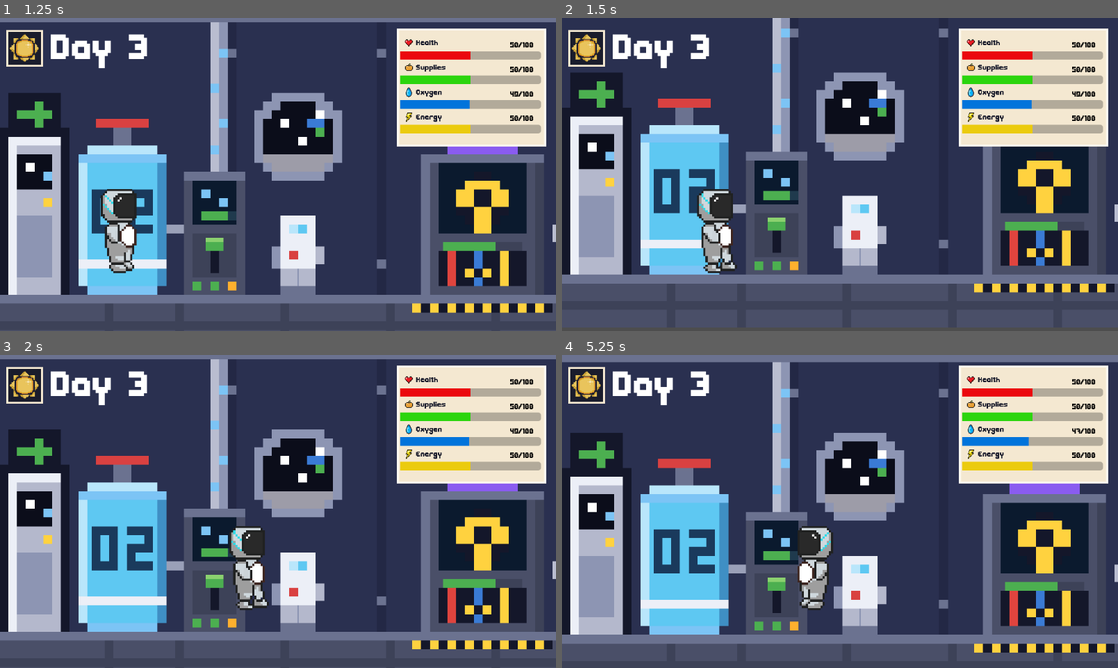
Above: before the commit, frames 1-4 (two rows, left to right).
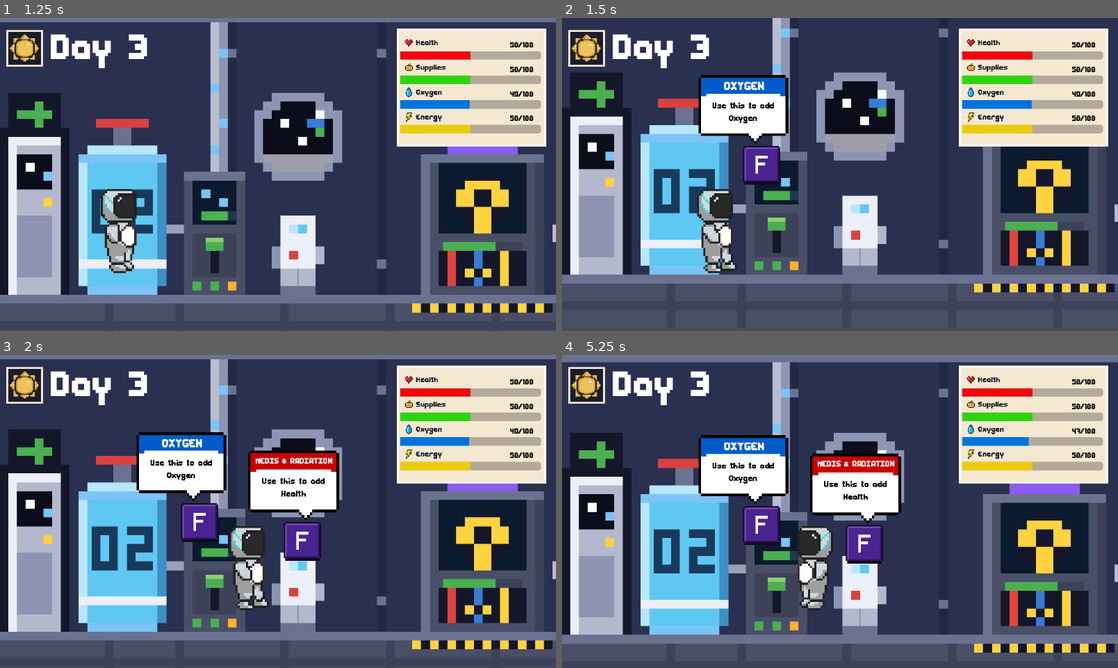
Above: after the commit, the same moments.

Repository: jerrsjackDeet/nasa_hackaton_2026_repo
Game: Godot game, scene res://scene/post.tscn
Two runs of this game, one before a commit and one after it. Both use one fixed random seed, a clock stepped at 60 frames per second and the inputs below. The project has no main scene, so this scene is started directly.
Inputs:
- Up to frame 1 (1.25 s): hold Right from 0.53 s (still down); hold A (a) from 0.53 s (still down); tap Space at 0.77 s; tap D (d) at 0.8 s
- Up to frame 2 (1.5 s): keep holding Right; release A (a) at 1.28 s; tap D (d) at 1.35 s
- Up to frame 3 (2 s): keep holding Right; tap Space at 1.52 s; tap P (f) at 1.55 s
- Up to frame 4 (5.25 s): release Right at 2.03 s; hold Left 2.03-2.78 s; hold P (f) 2.03-2.78 s; tap A (a) at 2.3, 2.85, 4.55 s; hold Right 2.78-4.28 s; tap Space at 3.02, 3.77, 4.52 s; tap D (d) at 3.05 s; hold D (d) 3.53-4.28 s; tap P (f) at 3.8, 4.35 s; hold Left 4.28-5.03 s; hold Right from 5.03 s (still down); hold A (a) from 5.03 s (still down)

Frame 1 is identical in both runs. In frame 2, 3.9% of the frame differs, in the area x 24-41%, y 18-54%; in frame 3, 8.0%, in the area x 24-61%, y 24-66%; in frame 4, 8.0%.

Commit message:
feat: add bubble information and button at all machine

Diff:
--- a/scene/outpost.tscn
+++ b/scene/outpost.tscn
@@ -1,9 +1,11 @@
-[gd_scene load_steps=22 format=3 uid="uid://cx8v0ju32xje7"]
+[gd_scene load_steps=24 format=3 uid="uid://cx8v0ju32xje7"]
 
 [ext_resource type="Script" uid="uid://dask3i7dtqhc8" path="res://script/character_body_2d.gd" id="1_8xuf0"]
 [ext_resource type="Script" uid="uid://o4hngdx4d3hq" path="res://script/outpost.gd" id="1_i6l24"]
 [ext_resource type="Texture2D" uid="uid://bddioxg1yyejb" path="res://assets/bg_outpost.png" id="2_f8oru"]
 [ext_resource type="Texture2D" uid="uid://bq4eeu0orq5kw" path="res://assets/character.png" id="2_i6l24"]
+[ext_resource type="Texture2D" uid="uid://ckfw7tplfgvuk" path="res://assets/hidroponikbubble.png" id="3_s478e"]
+[ext_resource type="FontFile" uid="uid://d1plaqedlkgxb" path="res://assets/CutePixel.ttf" id="4_tigle"]
 [ext_resource type="PackedScene" uid="uid://shwdyuwoek8e" path="res://scene/ui_ux.tscn" id="5_kqs2q"]
 [ext_resource type="Texture2D" uid="uid://c3o5d2jet152i" path="res://assets/tombol-masuk-normal.png" id="6_7cdtv"]
 
@@ -122,61 +124,42 @@
 [node name="hidroponik" type="Area2D" parent="."]
 position = Vector2(110, 616)
 
+[node name="Hidroponikbubble" type="Sprite2D" parent="hidroponik"]
+position = Vector2(-392, -285)
+scale = Vector2(1.19152, 1.19152)
+texture = ExtResource("3_s478e")
+
+[node name="Label" type="Label" parent="hidroponik/Hidroponikbubble"]
+offset_left = -85.7624
+offset_top = -83.2447
+offset_right = 93.2376
+offset_bottom = -41.2447
+theme_override_fonts/font = ExtResource("4_tigle")
+theme_override_font_sizes/font_size = 41
+text = "HIDROPONIK"
+horizontal_alignment = 1
+vertical_alignment = 1
+
+[node name="Label" type="Label" parent="hidroponik/Hidroponikbubble/Label"]
+offset_left = -3.35706
+offset_top = 57.9093
+offset_right = 175.643
+offset_bottom = 120.909
+theme_override_colors/font_color = Color(0, 0, 0, 1)
+theme_override_fonts/font = ExtResource("4_tigle")
+theme_override_font_sizes/font_size = 29
+text = "Use this to add
+Supplies"
+horizontal_alignment = 1
+vertical_alignment = 1
+
 [node name="CollisionShape2D" type="CollisionShape2D" parent="hidroponik"]
 position = Vector2(-183.75, -44.5)
 shape = SubResource("RectangleShape2D_f8oru")
 debug_color = Color(0.411129, 0.604346, 0.132725, 0.42)
 
-[node name="hint_hidro" type="ColorRect" parent="hidroponik"]
-offset_left = -509.0
-offset_top = -203.0
-offset_right = -254.0
-offset_bottom = -4.0
-color = Color(1, 0.992157, 1, 1)
-
-[node name="hint_hidro2" type="ColorRect" parent="hidroponik/hint_hidro"]
-layout_mode = 0
-offset_right = 255.0
-offset_bottom = 76.0
-color = Color(0.0784314, 0.662745, 0.443137, 1)
-
-[node name="Label" type="Label" parent="hidroponik/hint_hidro"]
-layout_mode = 1
-anchors_preset = 5
-anchor_left = 0.5
-anchor_right = 0.5
-offset_left = -81.0
-offset_top = 16.0
-offset_right = 81.0
-offset_bottom = 58.0
-grow_horizontal = 2
-theme_override_font_sizes/font_size = 35
-text = "Hidroponik"
-horizontal_alignment = 1
-vertical_alignment = 1
-
-[node name="Label2" type="Label" parent="hidroponik/hint_hidro"]
-layout_mode = 1
-anchors_preset = 8
-anchor_left = 0.5
-anchor_top = 0.5
-anchor_right = 0.5
-anchor_bottom = 0.5
-offset_left = -104.5
-offset_top = 1.5
-offset_right = 104.5
-offset_bottom = 60.5
-grow_horizontal = 2
-grow_vertical = 2
-theme_override_colors/font_color = Color(0, 0, 0, 1)
-theme_override_font_sizes/font_size = 25
-text = "use this to
-add supplies"
-horizontal_alignment = 1
-vertical_alignment = 1
-
 [node name="Tombol-masuk-normal2" type="Sprite2D" parent="hidroponik"]
-position = Vector2(-395, -278)
+position = Vector2(-361, -110)
 scale = Vector2(0.532407, 0.532407)
 texture = ExtResource("6_7cdtv")
 
--- a/scene/post.tscn
+++ b/scene/post.tscn
@@ -1,11 +1,15 @@
-[gd_scene load_steps=24 format=3 uid="uid://cwbkwb80sw6qb"]
+[gd_scene load_steps=28 format=3 uid="uid://cwbkwb80sw6qb"]
 
 [ext_resource type="Script" uid="uid://dask3i7dtqhc8" path="res://script/character_body_2d.gd" id="1_goyt1"]
 [ext_resource type="Script" uid="uid://b1m1l3vqle63c" path="res://script/post.gd" id="1_yyx4s"]
 [ext_resource type="Texture2D" uid="uid://vpkult1nocnr" path="res://assets/bg_post.png" id="2_6ljet"]
 [ext_resource type="Texture2D" uid="uid://bq4eeu0orq5kw" path="res://assets/character.png" id="2_goyt1"]
+[ext_resource type="Texture2D" uid="uid://dcrqtc088xpyf" path="res://assets/oxygenbubble.png" id="3_no3pq"]
+[ext_resource type="Texture2D" uid="uid://m1xuec3bdfme" path="res://assets/energybubble.png" id="3_tlfdn"]
+[ext_resource type="FontFile" uid="uid://d1plaqedlkgxb" path="res://assets/CutePixel.ttf" id="4_07pa8"]
 [ext_resource type="PackedScene" uid="uid://shwdyuwoek8e" path="res://scene/ui_ux.tscn" id="4_76txx"]
 [ext_resource type="Texture2D" uid="uid://c3o5d2jet152i" path="res://assets/tombol-masuk-normal.png" id="5_0aubw"]
+[ext_resource type="Texture2D" uid="uid://csgjpqcffhdmq" path="res://assets/medis&radiation_bubble.png" id="6_h4xw4"]
 
 [sub_resource type="RectangleShape2D" id="RectangleShape2D_tnmt1"]
 size = Vector2(220.25, 221.5)
@@ -107,6 +111,40 @@
 [node name="listrik" type="Area2D" parent="."]
 position = Vector2(961, 446)
 
+[node name="Energybubble" type="Sprite2D" parent="listrik"]
+position = Vector2(107, -39)
+scale = Vector2(0.575893, 0.575893)
+texture = ExtResource("3_tlfdn")
+
+[node name="Tombol-masuk-normal" type="Sprite2D" parent="listrik/Energybubble"]
+position = Vector2(27.783, 152.806)
+scale = Vector2(0.474304, 0.474304)
+texture = ExtResource("5_0aubw")
+
+[node name="Label" type="Label" parent="listrik/Energybubble"]
+offset_left = -85.7624
+offset_top = -83.2447
+offset_right = 93.2376
+offset_bottom = -41.2447
+theme_override_fonts/font = ExtResource("4_07pa8")
+theme_override_font_sizes/font_size = 41
+text = "GENERATOR"
+horizontal_alignment = 1
+vertical_alignment = 1
+
+[node name="Label" type="Label" parent="listrik/Energybubble/Label"]
+offset_left = -3.35706
+offset_top = 57.9093
+offset_right = 175.643
+offset_bottom = 120.909
+theme_override_colors/font_color = Color(0, 0, 0, 1)
+theme_override_fonts/font = ExtResource("4_07pa8")
+theme_override_font_sizes/font_size = 29
+text = "Use this to add
+Energy"
+horizontal_alignment = 1
+vertical_alignment = 1
+
 [node name="CollisionShape2D" type="CollisionShape2D" parent="listrik"]
 position = Vector2(23.125, -14.25)
 shape = SubResource("RectangleShape2D_tnmt1")
@@ -115,6 +153,40 @@
 [node name="medic_center" type="Area2D" parent="."]
 position = Vector2(683, 449)
 
+[node name="Medis&radiationBubble" type="Sprite2D" parent="medic_center"]
+position = Vector2(-19, -137)
+scale = Vector2(0.610714, 0.610714)
+texture = ExtResource("6_h4xw4")
+
+[node name="Tombol-masuk-normal" type="Sprite2D" parent="medic_center/Medis&radiationBubble"]
+position = Vector2(22.9241, 145.731)
+scale = Vector2(0.44726, 0.44726)
+texture = ExtResource("5_0aubw")
+
+[node name="Label" type="Label" parent="medic_center/Medis&radiationBubble"]
+offset_left = -132.632
+offset_top = -83.5088
+offset_right = 136.368
+offset_bottom = -41.5088
+theme_override_fonts/font = ExtResource("4_07pa8")
+theme_override_font_sizes/font_size = 28
+text = "MEDIS & RADIATION"
+horizontal_alignment = 1
+vertical_alignment = 1
+
+[node name="Label2" type="Label" parent="medic_center/Medis&radiationBubble/Label"]
+offset_left = 43.512
+offset_top = 58.1734
+offset_right = 222.512
+offset_bottom = 121.173
+theme_override_colors/font_color = Color(0, 0, 0, 1)
+theme_override_fonts/font = ExtResource("4_07pa8")
+theme_override_font_sizes/font_size = 29
+text = "Use this to add
+Health"
+horizontal_alignment = 1
+vertical_alignment = 1
+
 [node name="CollisionShape2D" type="CollisionShape2D" parent="medic_center"]
 position = Vector2(-12.5, -14.25)
 shape = SubResource("RectangleShape2D_6ljet")
@@ -122,6 +194,40 @@
 
 [node name="o2" type="Area2D" parent="."]
 position = Vector2(537, 454)
+
+[node name="Oxygenbubble" type="Sprite2D" parent="o2"]
+position = Vector2(-52, -172)
+scale = Vector2(0.6, 0.6)
+texture = ExtResource("3_no3pq")
+
+[node name="Tombol-masuk-normal" type="Sprite2D" parent="o2/Oxygenbubble"]
+position = Vector2(48.3333, 148.333)
+scale = Vector2(0.455247, 0.455247)
+texture = ExtResource("5_0aubw")
+
+[node name="Label" type="Label" parent="o2/Oxygenbubble"]
+offset_left = -85.7624
+offset_top = -83.2447
+offset_right = 93.2376
+offset_bottom = -41.2447
+theme_override_fonts/font = ExtResource("4_07pa8")
+theme_override_font_sizes/font_size = 41
+text = "OXYGEN"
+horizontal_alignment = 1
+vertical_alignment = 1
+
+[node name="Label" type="Label" parent="o2/Oxygenbubble/Label"]
+offset_left = -3.35706
+offset_top = 57.9093
+offset_right = 175.643
+offset_bottom = 120.909
+theme_override_colors/font_color = Color(0, 0, 0, 1)
+theme_override_fonts/font = ExtResource("4_07pa8")
+theme_override_font_sizes/font_size = 29
+text = "Use this to add
+Oxygen"
+horizontal_alignment = 1
+vertical_alignment = 1
 
 [node name="CollisionShape2D" type="CollisionShape2D" parent="o2"]
 position = Vector2(-21.5, -14.25)
@@ -271,11 +377,17 @@
 [node name="Marker2D" type="Marker2D" parent="."]
 position = Vector2(1145, 375)
 
+[connection signal="body_entered" from="listrik" to="char" method="_on_listrik_body_entered"]
 [connection signal="body_entered" from="listrik" to="char" method="_on_area_2d_body_entered"]
+[connection signal="body_exited" from="listrik" to="char" method="_on_listrik_body_exited"]
 [connection signal="body_exited" from="listrik" to="char" method="_on_area_2d_body_exited"]
+[connection signal="body_entered" from="medic_center" to="char" method="_on_medic_center_body_entered"]
 [connection signal="body_entered" from="medic_center" to="char" method="_on_area_2d_body_entered"]
+[connection signal="body_exited" from="medic_center" to="char" method="_on_medic_center_body_exited"]
 [connection signal="body_exited" from="medic_center" to="char" method="_on_area_2d_body_exited"]
+[connection signal="body_entered" from="o2" to="char" method="_on_o_2_body_entered"]
 [connection signal="body_entered" from="o2" to="char" method="_on_area_2d_body_entered"]
+[connection signal="body_exited" from="o2" to="char" method="_on_o_2_body_exited"]
 [connection signal="body_exited" from="o2" to="char" method="_on_area_2d_body_exited"]
 [connection signal="body_entered" from="door_out_facility" to="char" method="_on_door_out_facility_body_entered"]
 [connection signal="body_exited" from="door_out_facility" to="char" method="_on_door_out_facility_body_exited"]
--- a/script/character_body_2d.gd
+++ b/script/character_body_2d.gd
@@ -55,3 +55,27 @@
 
 func _on_hidroponik_body_exited(body: Node2D) -> void:
 	Varglob.ask_in_hidro = false
+
+
+func _on_o_2_body_entered(body: Node2D) -> void:
+	Varglob.ask_in_o2 = true
+
+
+func _on_o_2_body_exited(body: Node2D) -> void:
+	Varglob.ask_in_o2 = false
+
+
+func _on_medic_center_body_entered(body: Node2D) -> void:
+	Varglob.ask_in_health = true
+
+
+func _on_medic_center_body_exited(body: Node2D) -> void:
+	Varglob.ask_in_health = false
+
+
+func _on_listrik_body_entered(body: Node2D) -> void:
+	Varglob.ask_in_elect = true
+
+
+func _on_listrik_body_exited(body: Node2D) -> void:
+	Varglob.ask_in_elect = false
--- a/script/outpost.gd
+++ b/script/outpost.gd
@@ -14,7 +14,7 @@
 
 
 	if Varglob.ask_in_hidro == true:
-		$hidroponik/hint_hidro.visible = true
+		$hidroponik/Hidroponikbubble.visible = true
 		$"hidroponik/Tombol-masuk-normal2".visible = true
 		if Input.is_action_just_pressed("f") and Varglob.hidro_on == false:
 			Varglob.hidro_on = true
@@ -22,7 +22,7 @@
 		elif Input.is_action_just_pressed("f") and Varglob.hidro_on == true:
 			Varglob.hidro_on = false
 	else:
-		$hidroponik/hint_hidro.visible = false
+		$hidroponik/Hidroponikbubble.visible = false
 		$"hidroponik/Tombol-masuk-normal2".visible = false
 
 
--- a/script/post.gd
+++ b/script/post.gd
@@ -9,3 +9,18 @@
 		$"door_out_facility/Tombol-masuk-normal".visible = false
 	if Input.is_action_pressed("f") and Varglob.ask_out_post == true:
 		get_tree().change_scene_to_file("res://scene/outpost.tscn")
+
+	if Varglob.ask_in_o2 == true:
+		$o2/Oxygenbubble.visible = true
+	else:
+		$o2/Oxygenbubble.visible = false
+
+	if Varglob.ask_in_health == true:
+		$"medic_center/Medis&radiationBubble".visible = true
+	else:
+		$"medic_center/Medis&radiationBubble".visible = false
+
+	if Varglob.ask_in_elect == true:
+		$listrik/Energybubble.visible = true
+	else:
+		$listrik/Energybubble.visible = false
--- a/script/varglob.gd
+++ b/script/varglob.gd
@@ -3,6 +3,9 @@
 var ask_in_post = false
 var ask_out_post = false
 var ask_in_hidro = false
+var ask_in_o2 = false
+var ask_in_health = false
+var ask_in_elect = false
 
 var electrict = 50
 var food = 50
Binary file added: assets/energybubble.png
Not shown, added: assets/energybubble.png.import
Binary file added: assets/hidroponikbubble.aseprite
Binary file added: assets/hidroponikbubble.png
Not shown, added: assets/hidroponikbubble.png.import
Binary file added: assets/medis&radiation_bubble.png
Not shown, added: assets/medis&radiation_bubble.png.import
Binary file added: assets/oxygenbubble.png
Not shown, added: assets/oxygenbubble.png.import
Not shown, added: assets/hidroponikbubble.png.url
